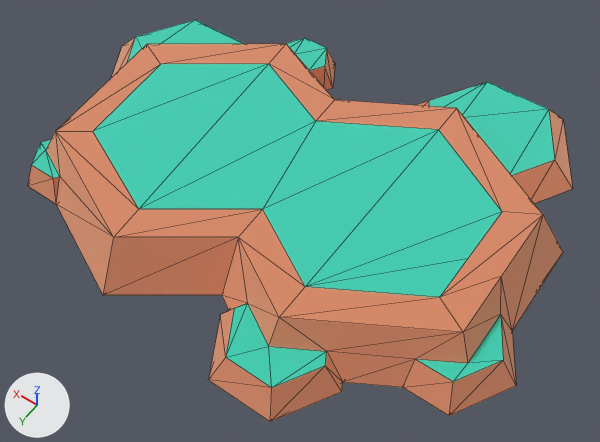
Renders of the glTF model packs/nature-kit/platform-grass.glb from each side of a commit.
Rendered twice from a 50 mm lens placed at (-0.507, 0.702, 0.951), pointed at (-0.043, 0.053, -0.068). Every picture has the same lights, and +X, +Y and +Z are marked at lower left. The picture after the commit comes second. Mesh edges are drawn as thin lines. Where no turn or scale is listed for an object, it has been applied to the vertices.

Names of what the first picture shows: 'platform_grass'.
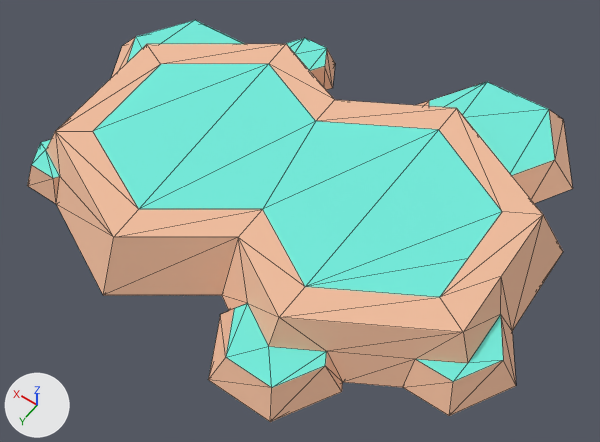
What changed in the scene script:
```text
Change mat_dirt:
    mat_dirt.metallic: 1.0 -> 0.0
Change mat_grass:
    mat_grass.metallic: 1.0 -> 0.0
Remove ob_tmpparent:
    ob_tmpparent = bpy.data.objects.new('tmpParent', None)
    ob_tmpparent.location = (0.0, 0.0, 0.0)
```

Location of each change, (x1, y1, x2, y2) in pixels of the pictures (600 x 442 px):
'platform_grass', surface changed: (27, 20, 573, 422) in both
